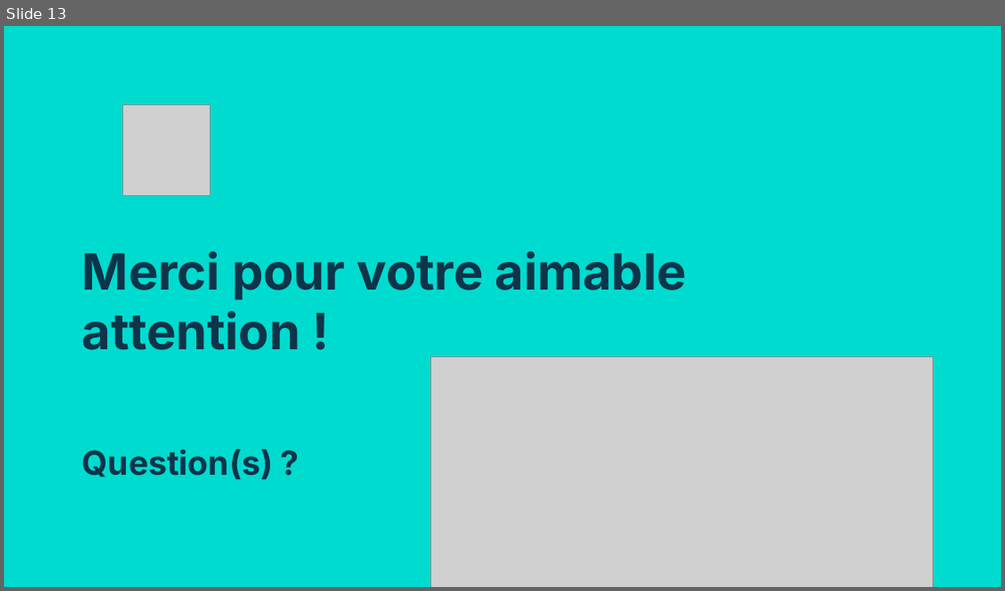
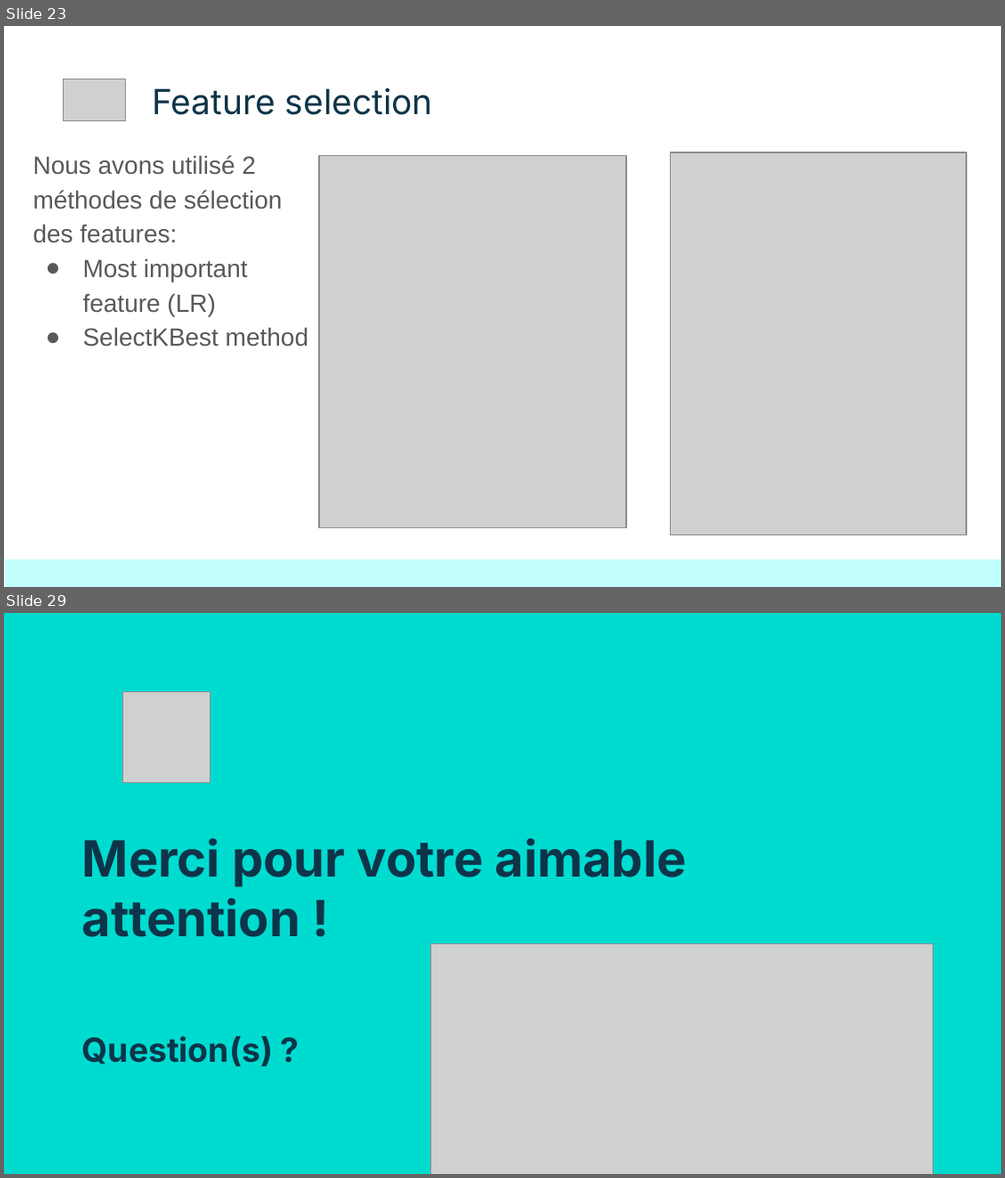
Before and after one commit to baigalmaa-baatar/Predict-energy-consumption, a slide deck: modeling/Final_Project_Slides.pptx. Shown one above the other, each under a label of ours: slide 13 before the commit, slides 23 and 29 after it; the slides between them are not shown. The pictures are 1005x591 and 1005x1178 pixels, drawn with LibreOffice and Linux fonts; fonts in the diff are those of the drawing; grey boxes stand for pictures. Boxes give left, top, right and bottom in pixels: in the first picture for what was removed or moved away, otherwise in the second. Text is boxed around its words. In the diff, an @@ line names an element or a change of style, - is before the commit and + after.

Commit message:
Improved slide with EDA and feature selection

```diff
--- a/modeling/Final_Project_Slides.pptx
+++ b/modeling/Final_Project_Slides.pptx
@@ slide 23 added at (4, 26, 1001, 587), background #FFFFFF @@
@@ picture added at (63, 79, 126, 120) @@
@@ title added at (153, 87, 433, 115), 25 pt, text #0E3449 @@
+Feature selection
@@ text added at (33, 155, 308, 346), 18 pt, text #595959 @@
+Nous avons utilisé 2 méthodes de sélection des features:
+● Most important feature (LR)
+● SelectKBest method
@@ picture added at (319, 156, 626, 527) @@
@@ picture added at (670, 152, 966, 535) @@
@@ rectangle added at (5, 559, 1001, 586), fill #C3FFFC @@
@@ what was slide 13 is now slide 29 @@
```
Also in this commit, not shown: 5 slides changed, 18 other slides added, 3 slides removed.
